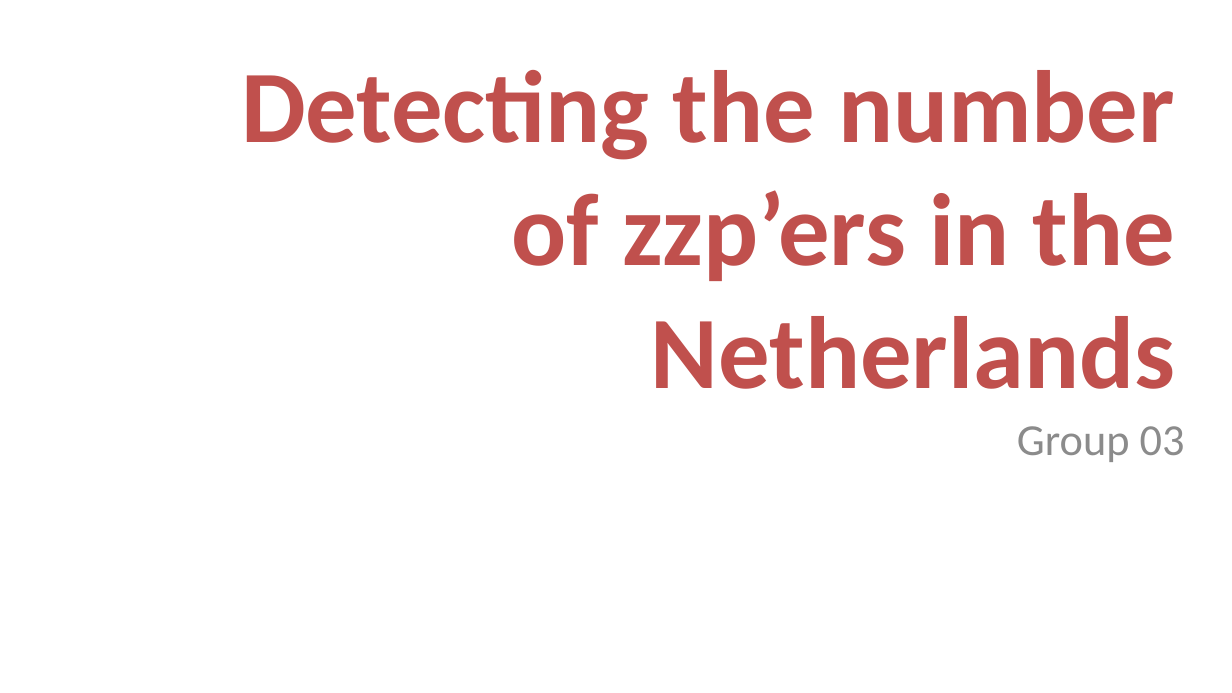
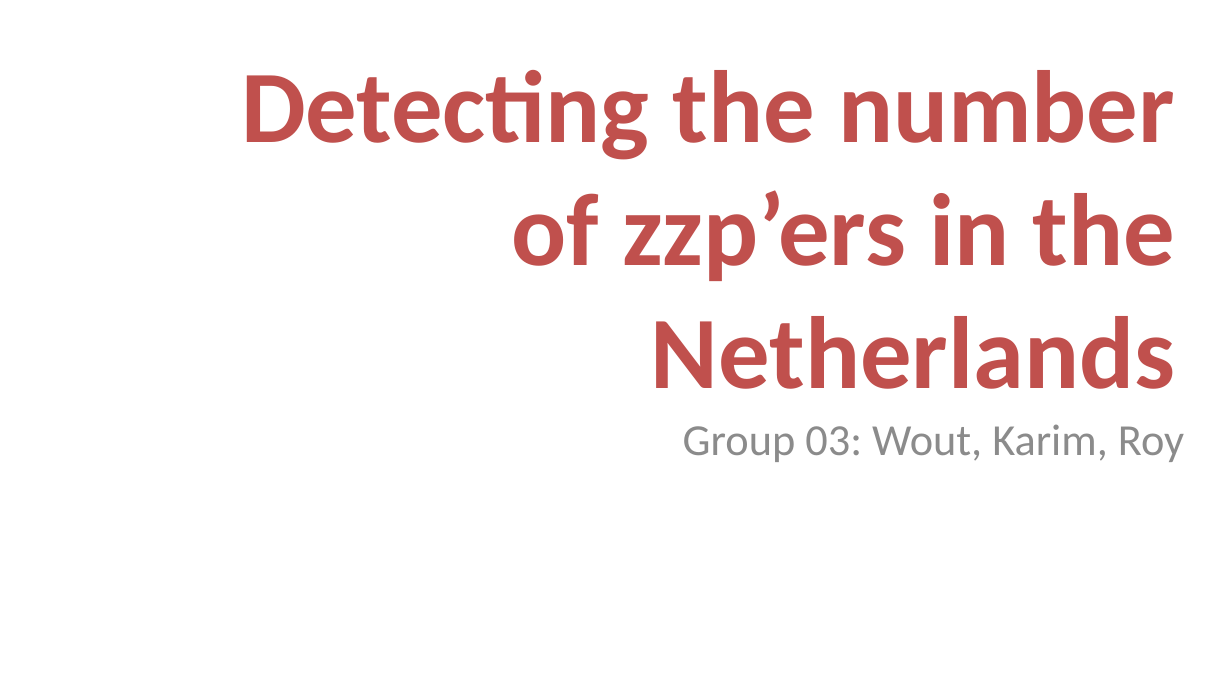
Before and after one commit to rkokkelk/MBD, a slide deck: slide 1 of Presentatie/Intro_Presentatie.pptx. Drawn at 1232x693 pixels with LibreOffice and Linux fonts; fonts in the diff are those of the drawing. Boxes give left, top, right and bottom in pixels: in the first picture for what was removed or moved away, otherwise in the second. Text is boxed around its words. In the diff, an @@ line names an element or a change of style, - is before the commit and + after.

Commit message:
Added things in the presentation

```diff
--- a/Presentatie/Intro_Presentatie.pptx
+++ b/Presentatie/Intro_Presentatie.pptx
@@ subtitle at (683, 424, 1184, 462): text changed @@
-Group 03
+Group 03: Wout, Karim, Roy
```
Also in this commit, not shown: 1 other slide changed.
